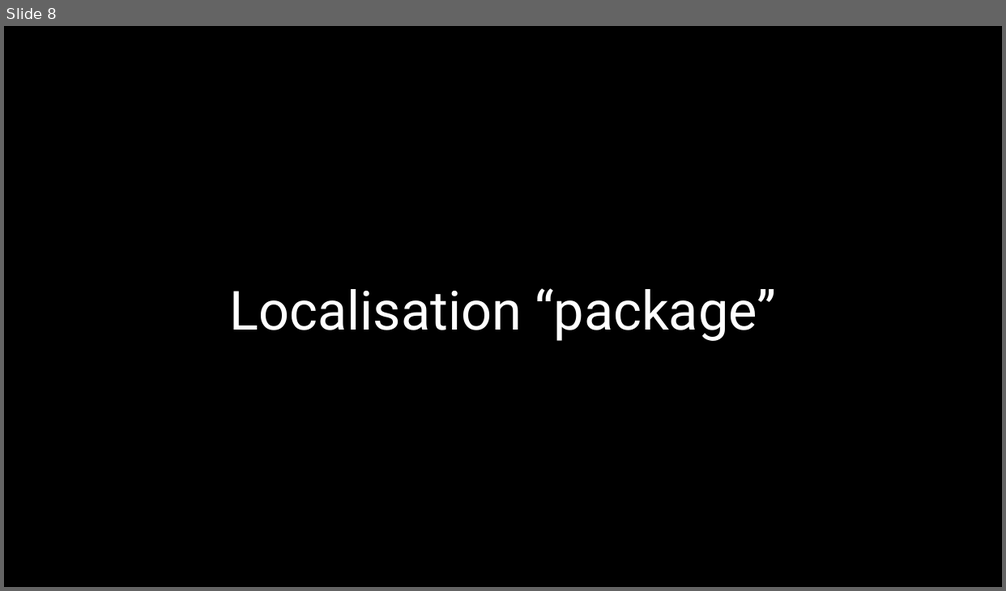
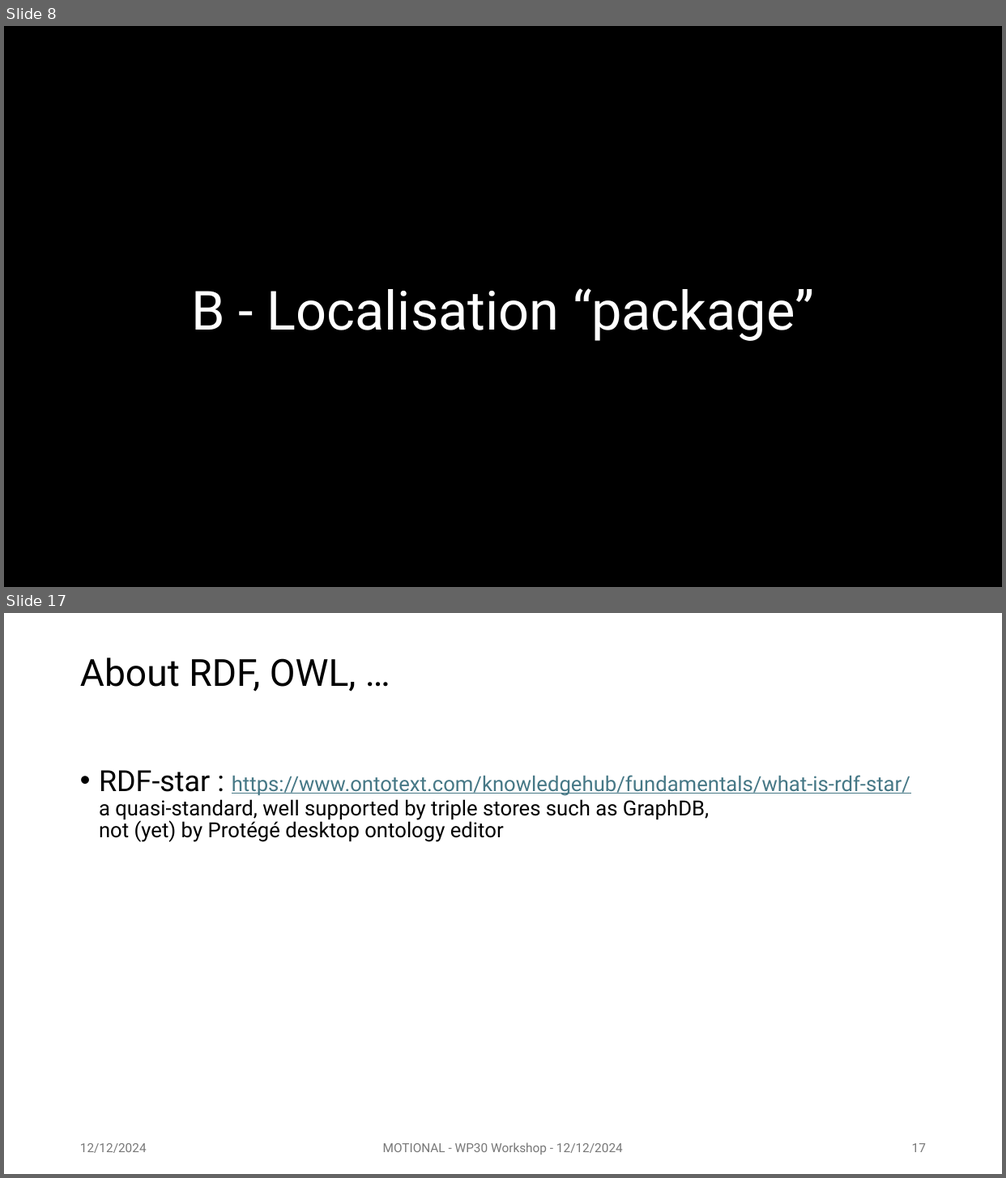
Before and after one commit to UICrail/SemanticRSM, a slide deck: Documentation/illustrations/241212_Topology.pptx. Shown one above the other, each under a label of ours: slide 8 before the commit, slides 8 and 17 after it; the slides between them are not shown. The pictures are 1006x591 and 1006x1178 pixels, drawn with LibreOffice and Linux fonts; fonts in the diff are those of the drawing; background and template pictures are left out; a plain dark background stands for a picture behind light text. Boxes give left, top, right and bottom in pixels: in the first picture for what was removed or moved away, otherwise in the second. Text is boxed around its words. In the diff, an @@ line names an element or a change of style, - is before the commit and + after.

```diff
--- a/Documentation/illustrations/241212_Topology.pptx
+++ b/Documentation/illustrations/241212_Topology.pptx
@@ slide 17 added at (4, 613, 1002, 1174), background #FFFFFF @@
@@ title added at (80, 658, 356, 692), 36 pt, text #000000 @@
+About RDF, OWL, …
@@ text added at (99, 770, 910, 842), 20 pt, text #000000 @@
+• RDF-star : https://www.ontotext.com/knowledgehub/fundamentals/what-is-rdf-star/
+  a quasi-standard, well supported by triple stores such as GraphDB,
+  not (yet) by Protégé desktop ontology editor
@@ text added at (80, 1144, 147, 1153), 12 pt, text #797979 @@
+12/12/2024
@@ text added at (383, 1143, 623, 1155), 12 pt, text #797979 @@
+MOTIONAL - WP30 Workshop - 12/12/2024
@@ page number added at (912, 1144, 926, 1152), 12 pt, text #797979 @@
+17
@@ slide 8 changed as well @@
@@ title at (192, 288, 814, 341): text changed @@
-Localisation “package”
+B - Localisation “package”
```
Also in this commit, not shown: 5 other slides changed, 10 other slides added, 3 slides removed, 8 other files.
